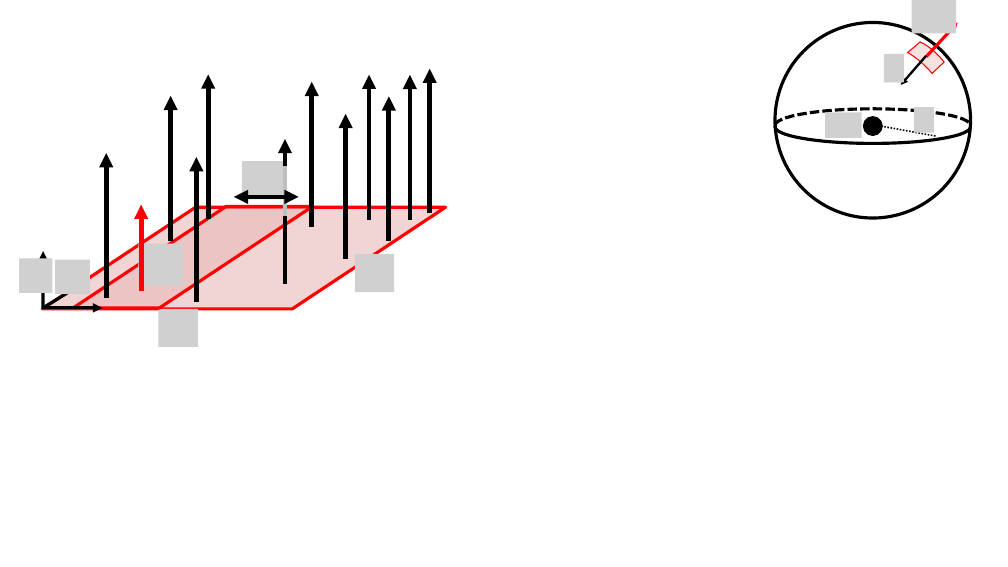
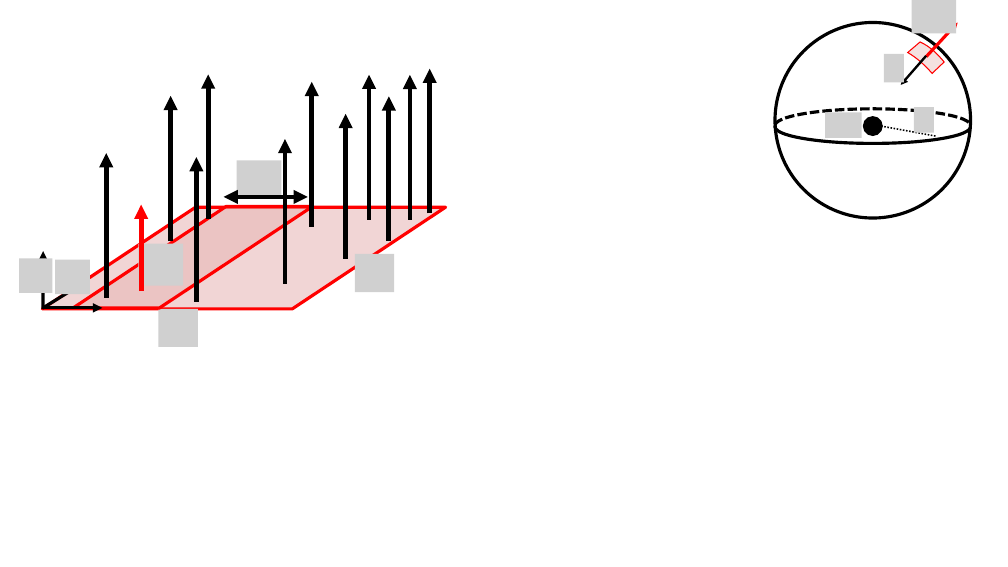
Before and after one commit to OSTP/PhysicsArtofModelling, a slide deck: slide 4 of tex/figures/Gauss/Figures.pptx. Drawn at 1008x567 pixels with LibreOffice and Linux fonts; fonts in the diff are those of the drawing; grey boxes stand for pictures; background and template pictures are left out. Boxes give left, top, right and bottom in pixels: in the first picture for what was removed or moved away, otherwise in the second. Text is boxed around its words. In the diff, an @@ line names an element or a change of style, - is before the commit and + after.

```diff
--- a/tex/figures/Gauss/Figures.pptx
+++ b/tex/figures/Gauss/Figures.pptx
@@ picture: place and size @@
-picture at [242, 161, 287, 199]
+picture at [237, 160, 281, 198]
@@ line removed from (285, 166) to (285, 216) @@
@@ arrow moved from (274, 197) - (234, 197) to (265, 197) - (224, 197) @@
@@ arrow moved from (246, 197) - (299, 197) to (255, 197) - (308, 197) @@
```
Also in this commit, not shown: 2 other slides changed, 4 slides added, 3 slides removed, 40 other files.
